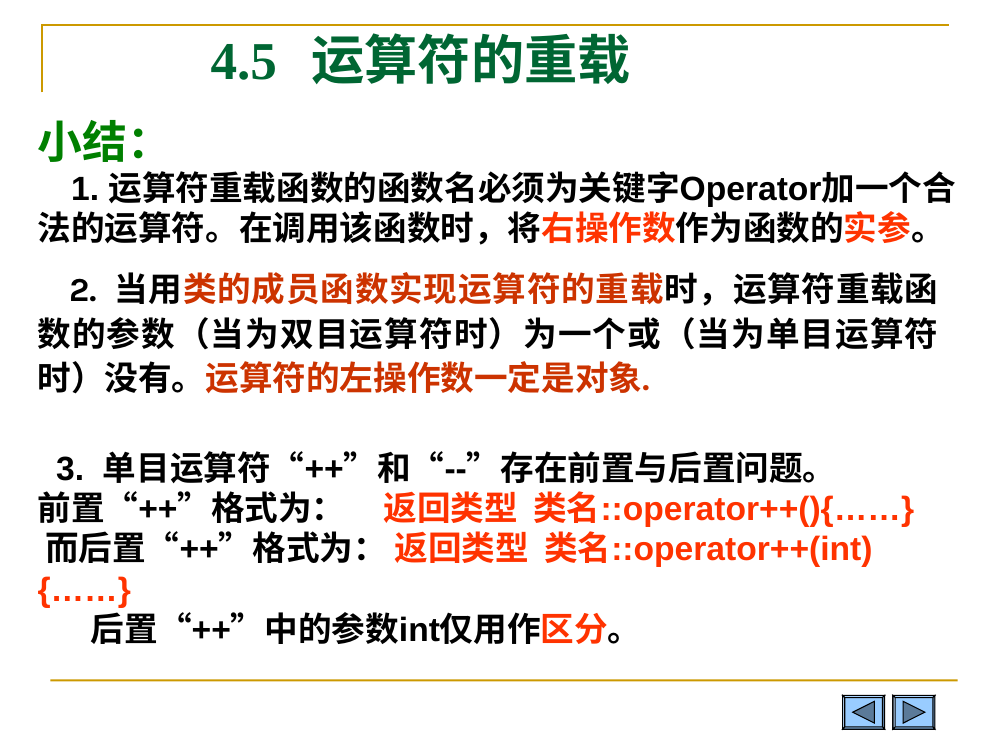
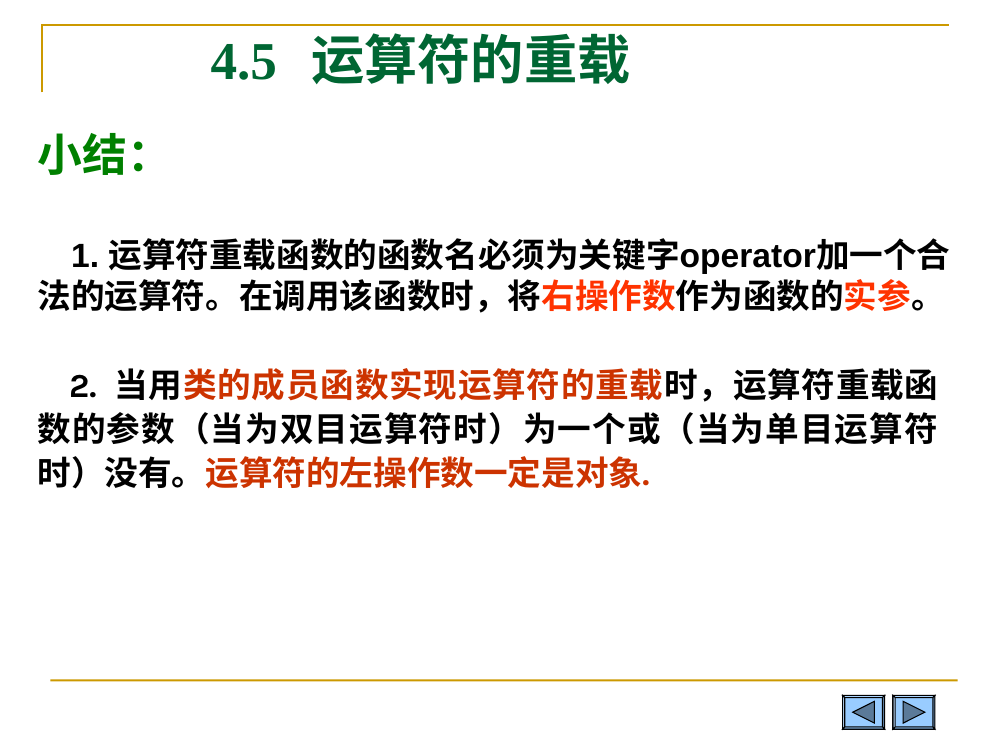
Before and after one commit to Changhe160/Changhe160.github.io, a slide deck: slide 39 of teachingRes/Cplusplus/unit04类与对象.ppt (slide 46 before the commit). Drawn at 1008x756 pixels with LibreOffice and Linux fonts; fonts in the diff are those of the drawing. Boxes give left, top, right and bottom in pixels: in the first picture for what was removed or moved away, otherwise in the second. Text is boxed around its words. In the diff, an @@ line names an element or a change of style, - is before the commit and + after.

Commit message:
updated

```diff
--- a/teachingRes/Cplusplus/unit04类与对象.ppt
+++ b/teachingRes/Cplusplus/unit04类与对象.ppt
@@ text "小结：": place and size @@
-text "小结：" at box(38, 120, 957, 245)
+text "小结：" at box(38, 133, 951, 313)
@@ text at box(38, 238, 951, 313): text changed @@
-1. 运算符重载函数的函数名必须为关键字Operator加一个合法的运算符。在调用该函数时，将右操作数作为函数的实参。
+1. 运算符重载函数的函数名必须为关键字operator加一个合法的运算符。在调用该函数时，将右操作数作为函数的实参。
@@ text "2. 当用类的成员函数实现运算符的重载时，运算符重载函数的参数（当为双目运算符时）为一个或（当为单目运算符时）没有。运算 ...": place and size @@
-text "2. 当用类的成员函数实现运算符的重载时，运算符重载函数的参数（当为双目运算符时）为一个或（当为单目运算符时）没有。运算 ..." at box(38, 272, 939, 394)
+text "2. 当用类的成员函数实现运算符的重载时，运算符重载函数的参数（当为双目运算符时）为一个或（当为单目运算符时）没有。运算 ..." at box(38, 368, 938, 489)
@@ text removed at box(38, 451, 914, 644) @@
-3. 单目运算符“++”和“--”存在前置与后置问题。
-前置“++”格式为： 返回类型 类名::operator++(){……}
-而后置“++”格式为： 返回类型 类名::operator++(int){……}
-后置“++”中的参数int仅用作区分。
```
Also in this commit, not shown: 16 other slides changed, 1 slide added, 16 slides removed.
